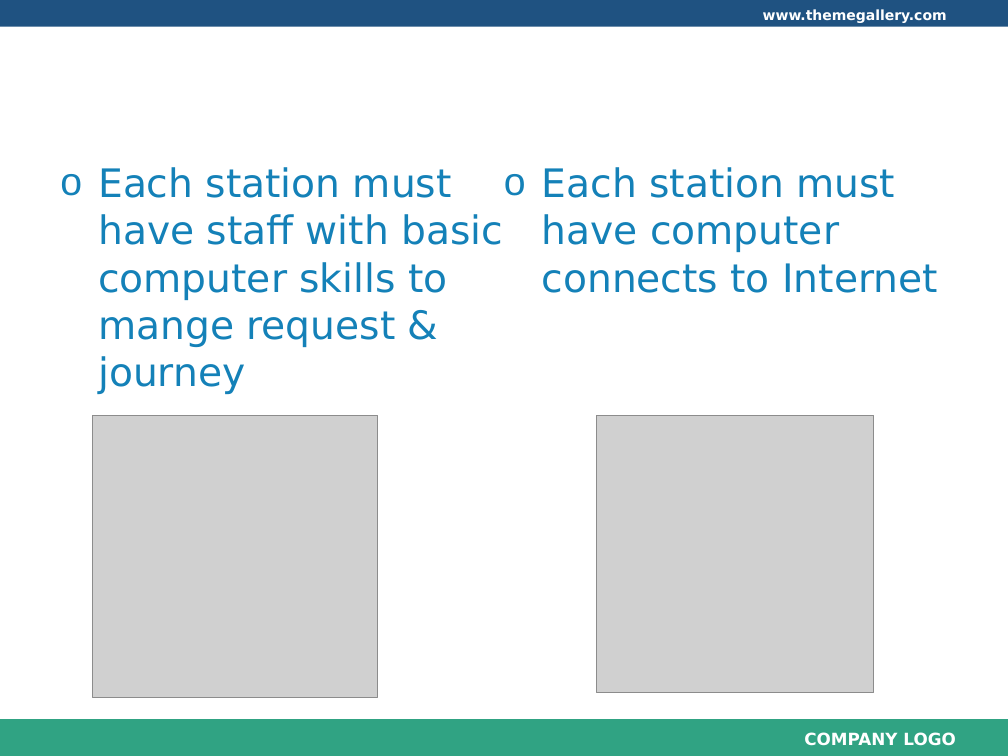
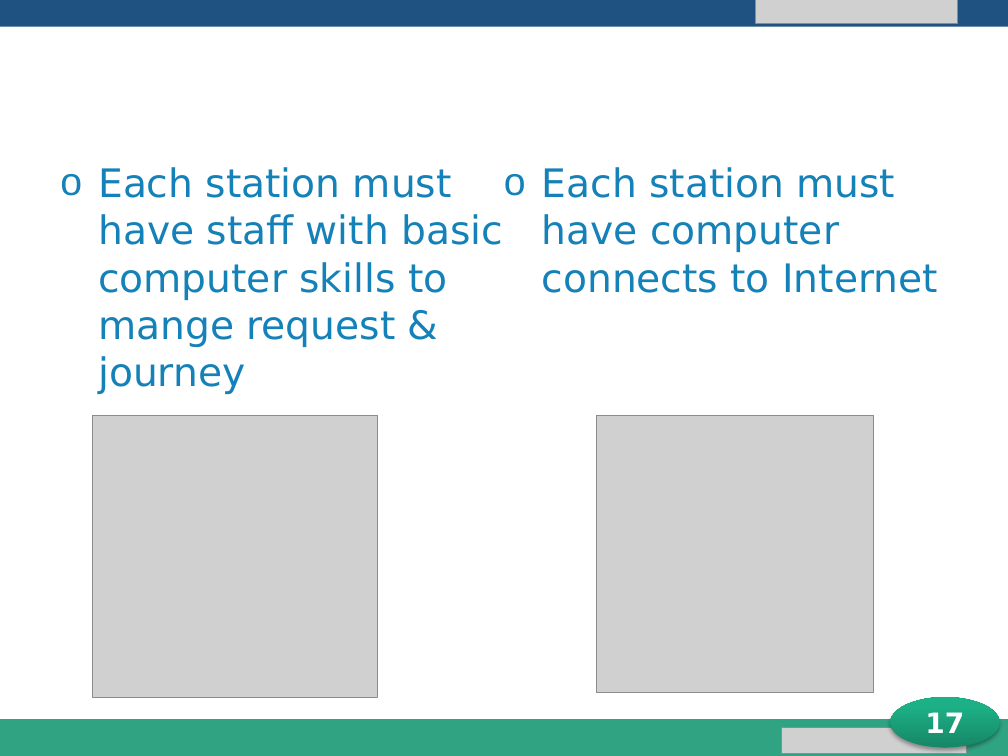
Before and after one commit to longdao2904/capstone-project-teamx, a slide deck: slide 17 of iDeliver presentation.pptx (slide 18 before the commit). Drawn at 1008x756 pixels with LibreOffice and Linux fonts; fonts in the diff are those of the drawing; grey boxes stand for pictures; background and template pictures are left out. Boxes give left, top, right and bottom in pixels: in the first picture for what was removed or moved away, otherwise in the second. Text is boxed around its words. In the diff, an @@ line names an element or a change of style, - is before the commit and + after.

```diff
--- a/iDeliver presentation.pptx
+++ b/iDeliver presentation.pptx
@@ picture added at [756,0,958,24] @@
@@ ellipse added at [890,698,999,748], fill gradient #178767 to #1EB086 to #1BB388, 20 pt, text #FFFFFF, bold @@
+17
@@ picture added at [781,727,966,753] @@
```
Also in this commit, not shown: 19 other slides changed.
